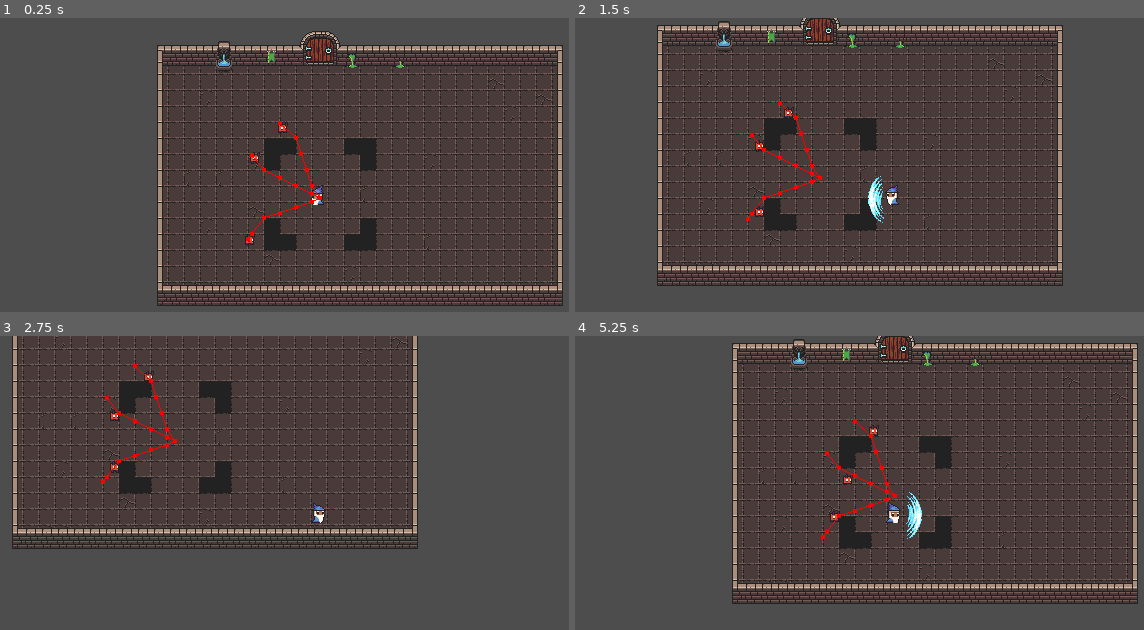
Above: before the commit, frames 1-4 (two rows, left to right).
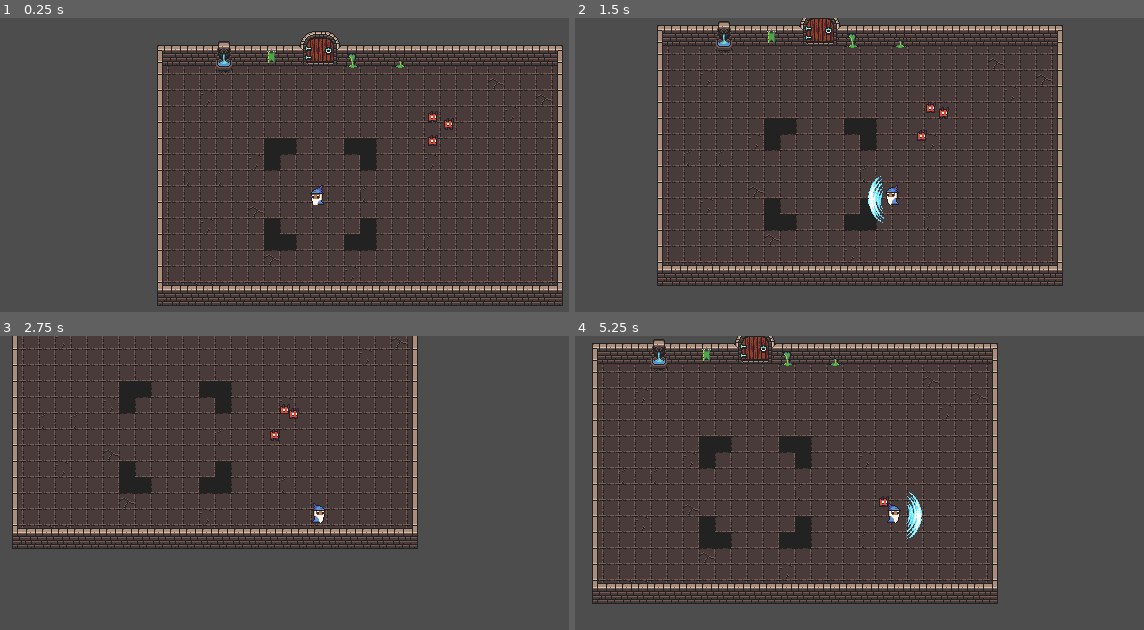
Above: after the commit, the same moments.

Repository: bloyot/arena-roguelike-prototype
Game: Godot game, scene res://scenes/test.tscn
Same seed, same stepped clock (60 frames per second), same inputs: the game is played once before the commit and once after it.
Inputs (mouse positions are in pixels of both pictures, inside the frame that each line leads up to):
- Up to frame 1 (0.25 s): no input
- Up to frame 2 (1.5 s): move the mouse to (1035, 179) at 0.52 s; hold D (move_right) 0.53-1.28 s; click (1035, 179) at 0.6 s; move the mouse to (768, 214) at 1.27 s; hold S (move_down) from 1.28 s (still down); click (768, 214) at 1.35 s
- Up to frame 3 (2.75 s): move the mouse to (381, 435) at 2.02 s; release S (move_down) at 2.03 s; hold D (move_right) from 2.03 s (still down); click (381, 435) at 2.1 s
- Up to frame 4 (5.25 s): move the mouse to (865, 588) at 2.77 s; release D (move_right) at 2.78 s; hold W (move_up) 2.78-3.53 s; click (865, 588) at 2.85 s; move the mouse to (1087, 571) at 3.52 s; hold A (move_left) 3.53-5.03 s; click (1087, 571) at 3.6 s; move the mouse to (700, 462) at 4.27 s; click (700, 462) at 4.35 s; move the mouse to (927, 515) at 5.02 s; hold S (move_down) from 5.03 s (still down); click (927, 515) at 5.1 s

The runs differ from the first frame. In frame 1, 0.6% of the frame differs, in the area x 43-80%, y 31-78%; in frame 2, 0.6%; in frame 3, 0.6%; in frame 4, 27%, in the area x 2-99%, y 0-92%.

Commit message:
basic enemy AI

Diff:
--- a/assets/tiles.tres
+++ b/assets/tiles.tres
@@ -10,31 +10,7 @@
 outlines = Array[PackedVector2Array]([PackedVector2Array(-8, -8, 8, -8, 8, 8, -8, 8)])
 agent_radius = 0.0
 
-[sub_resource type="NavigationPolygon" id="NavigationPolygon_pnaot"]
-vertices = PackedVector2Array(8, 8, -8, 8, -8, -8, 8, -8)
-polygons = Array[PackedInt32Array]([PackedInt32Array(0, 1, 2, 3)])
-outlines = Array[PackedVector2Array]([PackedVector2Array(-8, -8, 8, -8, 8, 8, -8, 8)])
-agent_radius = 0.0
-
-[sub_resource type="NavigationPolygon" id="NavigationPolygon_u6fay"]
-vertices = PackedVector2Array(8, 8, -8, 8, -8, -8, 8, -8)
-polygons = Array[PackedInt32Array]([PackedInt32Array(0, 1, 2, 3)])
-outlines = Array[PackedVector2Array]([PackedVector2Array(-8, -8, 8, -8, 8, 8, -8, 8)])
-agent_radius = 0.0
-
 [sub_resource type="NavigationPolygon" id="NavigationPolygon_qert4"]
-vertices = PackedVector2Array(8, 8, -8, 8, -8, -8, 8, -8)
-polygons = Array[PackedInt32Array]([PackedInt32Array(0, 1, 2, 3)])
-outlines = Array[PackedVector2Array]([PackedVector2Array(-8, -8, 8, -8, 8, 8, -8, 8)])
-agent_radius = 0.0
-
-[sub_resource type="NavigationPolygon" id="NavigationPolygon_wpnlw"]
-vertices = PackedVector2Array(8, 8, -8, 8, -8, -8, 8, -8)
-polygons = Array[PackedInt32Array]([PackedInt32Array(0, 1, 2, 3)])
-outlines = Array[PackedVector2Array]([PackedVector2Array(-8, -8, 8, -8, 8, 8, -8, 8)])
-agent_radius = 0.0
-
-[sub_resource type="NavigationPolygon" id="NavigationPolygon_sw6k1"]
 vertices = PackedVector2Array(8, 8, -8, 8, -8, -8, 8, -8)
 polygons = Array[PackedInt32Array]([PackedInt32Array(0, 1, 2, 3)])
 outlines = Array[PackedVector2Array]([PackedVector2Array(-8, -8, 8, -8, 8, 8, -8, 8)])
@@ -45,36 +21,37 @@
 0:0/0 = 0
 0:0/0/navigation_layer_0/polygon = SubResource("NavigationPolygon_x1i2l")
 1:0/0 = 0
-1:0/0/navigation_layer_0/polygon = SubResource("NavigationPolygon_wpnlw")
+1:0/0/navigation_layer_0/polygon = SubResource("NavigationPolygon_x1i2l")
 2:0/0 = 0
-2:0/0/navigation_layer_0/polygon = SubResource("NavigationPolygon_sw6k1")
+2:0/0/navigation_layer_0/polygon = SubResource("NavigationPolygon_x1i2l")
 3:0/0 = 0
 4:0/0 = 0
 5:0/0 = 0
 6:0/0 = 0
 0:1/0 = 0
-0:1/0/navigation_layer_0/polygon = SubResource("NavigationPolygon_pnaot")
+0:1/0/navigation_layer_0/polygon = SubResource("NavigationPolygon_x1i2l")
 1:1/0 = 0
-1:1/0/navigation_layer_0/polygon = SubResource("NavigationPolygon_u6fay")
+1:1/0/navigation_layer_0/polygon = SubResource("NavigationPolygon_x1i2l")
 2:1/0 = 0
-2:1/0/navigation_layer_0/polygon = SubResource("NavigationPolygon_u6fay")
+2:1/0/navigation_layer_0/polygon = SubResource("NavigationPolygon_x1i2l")
 3:1/0 = 0
-3:1/0/navigation_layer_0/polygon = SubResource("NavigationPolygon_u6fay")
+3:1/0/navigation_layer_0/polygon = SubResource("NavigationPolygon_x1i2l")
 4:1/0 = 0
-4:1/0/navigation_layer_0/polygon = SubResource("NavigationPolygon_u6fay")
+4:1/0/navigation_layer_0/polygon = SubResource("NavigationPolygon_x1i2l")
 5:1/0 = 0
-5:1/0/navigation_layer_0/polygon = SubResource("NavigationPolygon_u6fay")
+5:1/0/navigation_layer_0/polygon = SubResource("NavigationPolygon_x1i2l")
 6:1/0 = 0
-6:1/0/navigation_layer_0/polygon = SubResource("NavigationPolygon_u6fay")
+6:1/0/navigation_layer_0/polygon = SubResource("NavigationPolygon_x1i2l")
 0:2/0 = 0
-0:2/0/navigation_layer_0/polygon = SubResource("NavigationPolygon_u6fay")
+0:2/0/navigation_layer_0/polygon = SubResource("NavigationPolygon_x1i2l")
 1:2/0 = 0
-1:2/0/navigation_layer_0/polygon = SubResource("NavigationPolygon_u6fay")
+1:2/0/navigation_layer_0/polygon = SubResource("NavigationPolygon_x1i2l")
 2:2/0 = 0
 3:2/0 = 0
 4:2/0 = 0
 5:2/0 = 0
 6:2/0 = 0
+6:2/0/navigation_layer_0/polygon = SubResource("NavigationPolygon_x1i2l")
 0:3/0 = 0
 0:3/0/navigation_layer_0/polygon = SubResource("NavigationPolygon_qert4")
 1:3/0 = 0
--- a/project.godot
+++ b/project.godot
@@ -86,6 +86,10 @@
 2d_physics/layer_3="Enemy"
 2d_physics/layer_4="Abilities"
 
+[navigation]
+
+2d/use_edge_connections=false
+
 [rendering]
 
 textures/canvas_textures/default_texture_filter=0
--- a/scenes/enemy/imp.tscn
+++ b/scenes/enemy/imp.tscn
@@ -4,9 +4,9 @@
 [ext_resource type="SpriteFrames" uid="uid://dvlv5fitw46c" path="res://assets/enemy/imp/imp_sprite.tres" id="1_arkg0"]
 [ext_resource type="Script" uid="uid://c4u4j54nav30j" path="res://scripts/enemy/imp.gd" id="1_ryekx"]
 
-[sub_resource type="RectangleShape2D" id="RectangleShape2D_25qt8"]
-resource_local_to_scene = true
-size = Vector2(9, 11)
+[sub_resource type="CapsuleShape2D" id="CapsuleShape2D_ryekx"]
+radius = 5.5
+height = 13.0
 
 [sub_resource type="RectangleShape2D" id="RectangleShape2D_ryekx"]
 resource_local_to_scene = true
@@ -17,11 +17,13 @@
 collision_mask = 3
 script = ExtResource("1_ryekx")
 contact_damage = 3
-move_speed = 10
+contact_tick_rate_s = 0.2
+move_speed = 30.0
+aggro_range = 100.0
 
 [node name="CollisionShape2D" type="CollisionShape2D" parent="."]
 position = Vector2(0.5, 2.5)
-shape = SubResource("RectangleShape2D_25qt8")
+shape = SubResource("CapsuleShape2D_ryekx")
 
 [node name="AnimatedSprite2D" type="AnimatedSprite2D" parent="."]
 material = ExtResource("1_25qt8")
@@ -39,4 +41,3 @@
 shape = SubResource("RectangleShape2D_ryekx")
 
 [node name="NavigationAgent2D" type="NavigationAgent2D" parent="."]
-debug_enabled = true
--- a/scenes/test.tscn
+++ b/scenes/test.tscn
@@ -29,13 +29,13 @@
 [node name="Enemies" type="Node2D" parent="Objects"]
 
 [node name="ImpSprite" parent="Objects/Enemies" node_paths=PackedStringArray("player") instance=ExtResource("3_iyx0m")]
-position = Vector2(128, 81)
+position = Vector2(280, 72)
 player = NodePath("../../Player")
 
 [node name="ImpSprite2" parent="Objects/Enemies" node_paths=PackedStringArray("player") instance=ExtResource("3_iyx0m")]
-position = Vector2(100, 113)
+position = Vector2(296, 80)
 player = NodePath("../../Player")
 
 [node name="ImpSprite3" parent="Objects/Enemies" node_paths=PackedStringArray("player") instance=ExtResource("3_iyx0m")]
-position = Vector2(96, 197)
+position = Vector2(280, 96)
 player = NodePath("../../Player")
--- a/scripts/enemy/enemy.gd
+++ b/scripts/enemy/enemy.gd
@@ -7,6 +7,11 @@
 # TODO make this dynamically configured, probably loadable from a top level combat
 # manager autoload or something
 @export var player: Player
+# all enemies should deal damage to the player when coming into contact, this returns the amount of damage to deal
+@export var contact_damage: int
+@export var contact_tick_rate_s: float
+@export var move_speed: float
+@export var aggro_range: float
 
 @onready var sprite: AnimatedSprite2D = $AnimatedSprite2D
 @onready var hitbox: Area2D = $Hitbox
@@ -19,16 +24,6 @@
 var health: float = 10
 var aggrod: bool = false
 
-# all enemies should deal damage to the player when coming into contact, this returns the amount of damage to deal
-@abstract
-func get_contact_damage() -> int
-
-@abstract
-func get_contact_tick_rate_s() -> float
-
-@abstract
-func get_move_speed() -> float
-
 func _ready() -> void:
 	sprite.frame = randi_range(0, sprite.sprite_frames.get_frame_count("idle") - 1)
 	hitbox.area_entered.connect(on_area_entered)
@@ -38,15 +33,15 @@
 	add_child(damage_tick_timer)
 	damage_tick_timer.timeout.connect(on_damage_tick)
 
-	# TODO make this based on a configurable range i.e. abstract get_aggro_range()
-	aggrod = true
-	# TODO set this only on aggro
-	navigation_agent.target_position = player.global_position
+func _physics_process(_delta: float) -> void:
 
-func _physics_process(_delta: float) -> void:
+	if !aggrod and player.global_position.distance_to(global_position) < aggro_range:
+		aggrod = true
+
 	if aggrod:
+		navigation_agent.target_position = player.global_position
 		var next_position: Vector2 = navigation_agent.get_next_path_position()
-		velocity = (next_position - global_position).normalized() * get_move_speed()
+		velocity = (next_position - global_position).normalized() * move_speed
 
 	move_and_slide()
 
@@ -79,11 +74,11 @@
 
 func on_area_entered(area: Area2D) -> void:
 	if area.get_parent() is Player:
-		damage_tick_timer.start(get_contact_tick_rate_s())
+		damage_tick_timer.start(contact_tick_rate_s)
 
 func on_area_exited(area: Area2D) -> void:
 	if area.get_parent() is Player:
 		damage_tick_timer.stop()
 
 func on_damage_tick() -> void:
-	player.take_damage(get_contact_damage())
+	player.take_damage(contact_damage)
--- a/scripts/enemy/imp.gd
+++ b/scripts/enemy/imp.gd
@@ -1,14 +1 @@
 class_name Imp extends Enemy
-
-@export var contact_damage: int
-@export var contact_tick_rate_s: int
-@export var move_speed: int
-
-func get_contact_damage() -> int:
-	return contact_damage
-
-func get_contact_tick_rate_s() -> float:
-	return contact_tick_rate_s
-
-func get_move_speed() -> float:
-	return move_speed
Not shown: 1 places in assets/tiles.tres that only renumber resources
Not shown, changed: .gitignore
